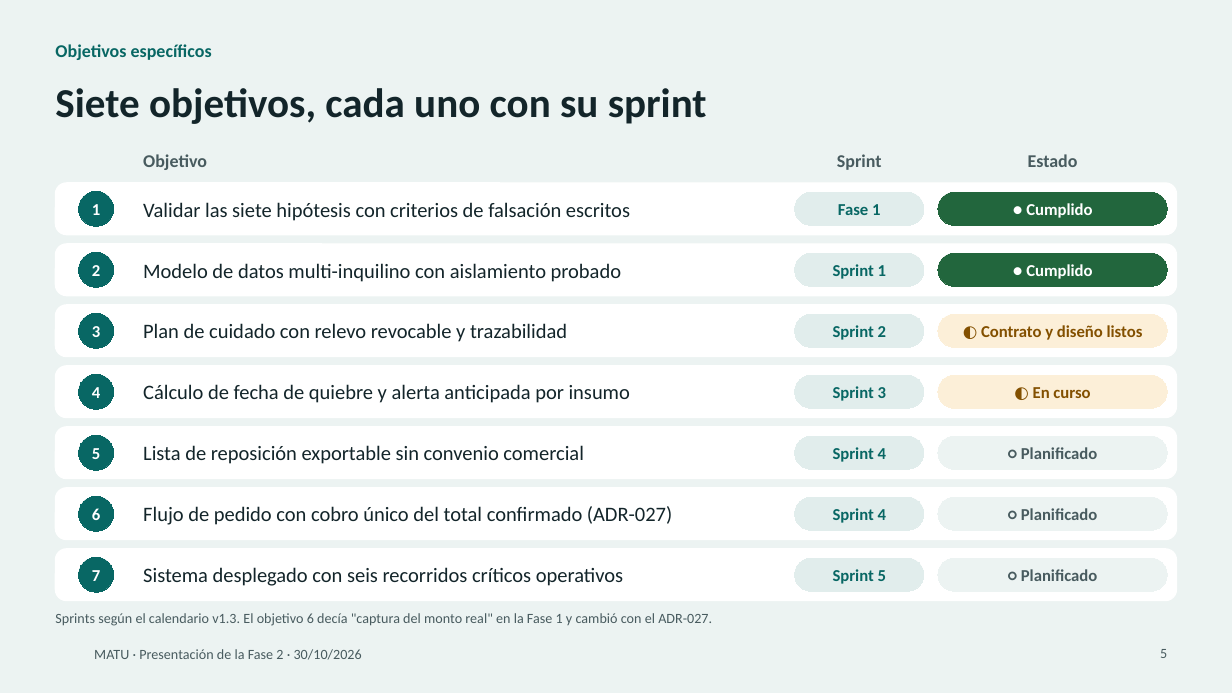
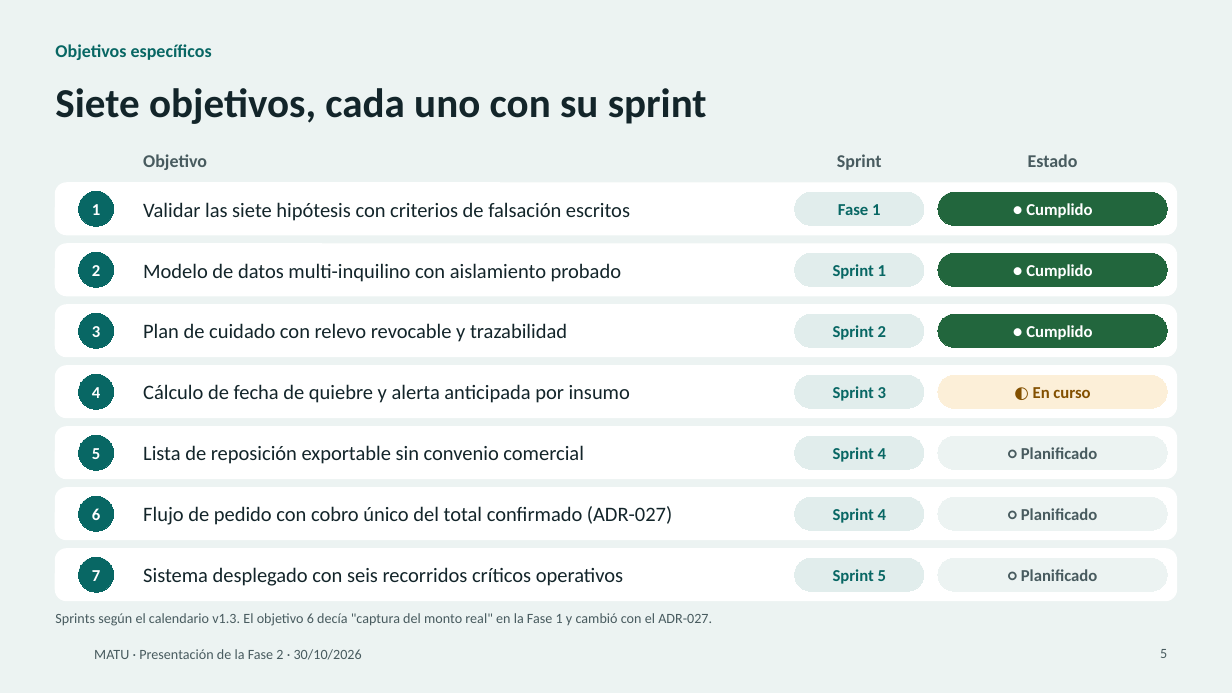
Before and after one commit to MartinHenriquez131/MATU, a slide deck: slide 5 of Fase 2/Evidencias Proyecto/MATU_Presentacion_Fase2.pptx. Drawn at 1232x693 pixels with LibreOffice and Linux fonts; fonts in the diff are those of the drawing; background and template pictures are left out. Boxes give left, top, right and bottom in pixels: in the first picture for what was removed or moved away, otherwise in the second. Text is boxed around its words. In the diff, an @@ line names an element or a change of style, - is before the commit and + after.

```diff
--- a/Fase 2/Evidencias Proyecto/MATU_Presentacion_Fase2.pptx
+++ b/Fase 2/Evidencias Proyecto/MATU_Presentacion_Fase2.pptx
@@ rounded rectangle "● Cumplido" at (x1=938, y1=314, x2=1167, y2=348): fill #FCEFD8 to #22663D; outline #FCEFD8 0.75 pt to #22663D 0.75 pt @@
@@ text in rounded rectangle at (x1=1026, y1=325, x2=1092, y2=340): text changed; text colour #835000 to #FFFFFF @@
-◐ Contrato y diseño listos
+● Cumplido
```
Also in this commit, not shown: 2 other slides changed, 1 slide removed, 2 other files.
